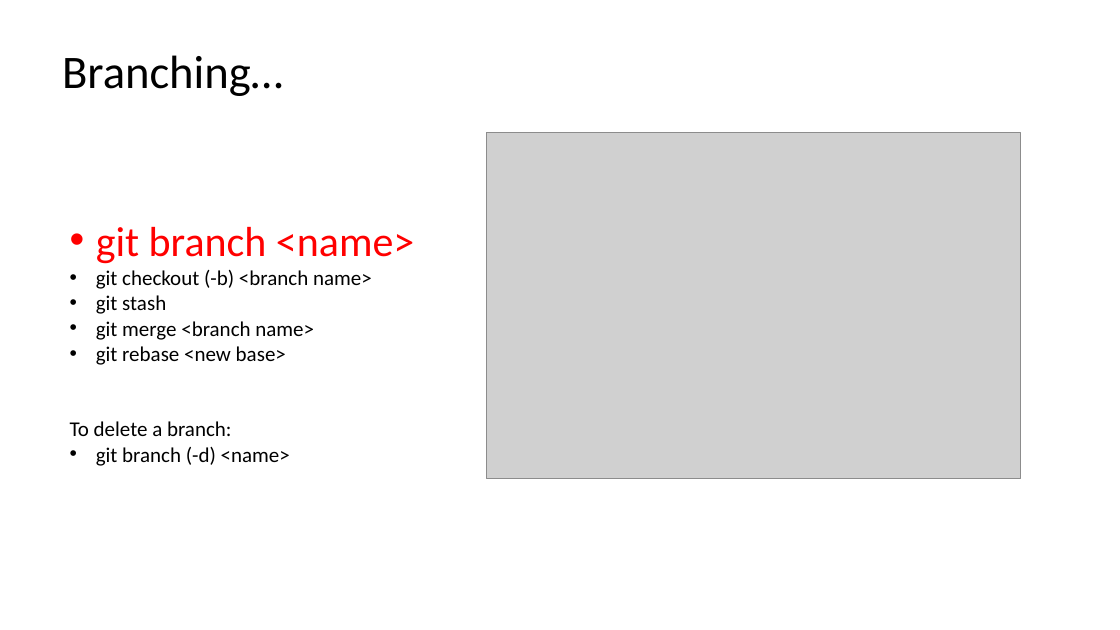
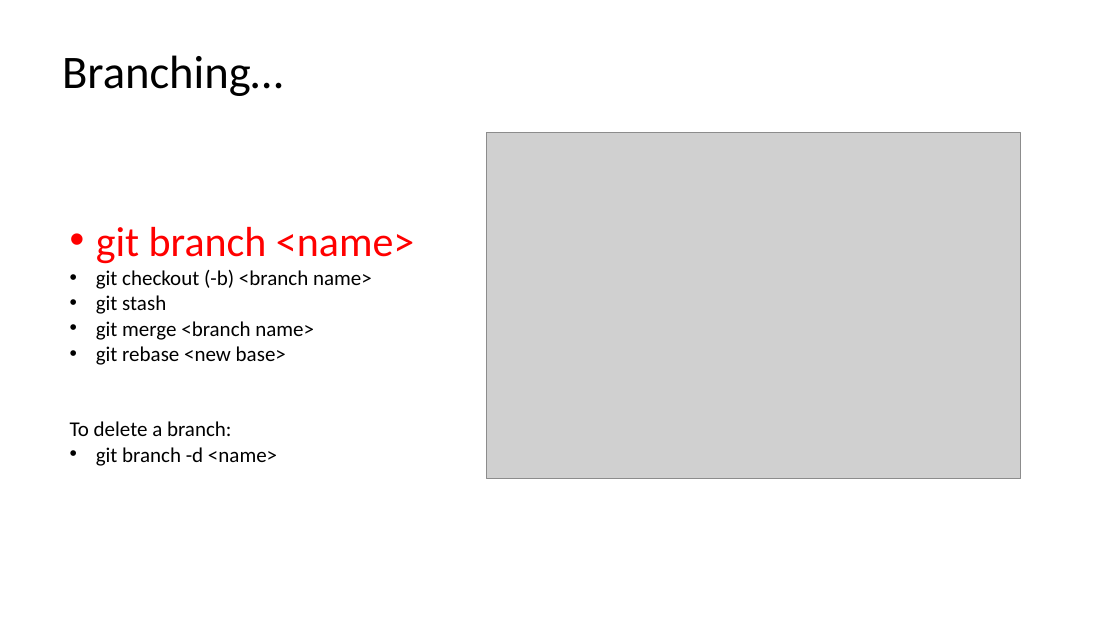
Before and after one commit to jwrauch/git-group-meeting-presentation, a slide deck: slide 17 of learn-to-git.pptx. Drawn at 1120x630 pixels with LibreOffice and Linux fonts; fonts in the diff are those of the drawing; grey boxes stand for pictures. Boxes give left, top, right and bottom in pixels: in the first picture for what was removed or moved away, otherwise in the second. Text is boxed around its words. In the diff, an @@ line names an element or a change of style, - is before the commit and + after.

Commit message:
corrects a typo on slide 17 for branching

```diff
--- a/learn-to-git.pptx
+++ b/learn-to-git.pptx
@@ text at [96, 447, 277, 466]: text changed @@
-• git branch (-d) <name>
+• git branch -d <name>
```
